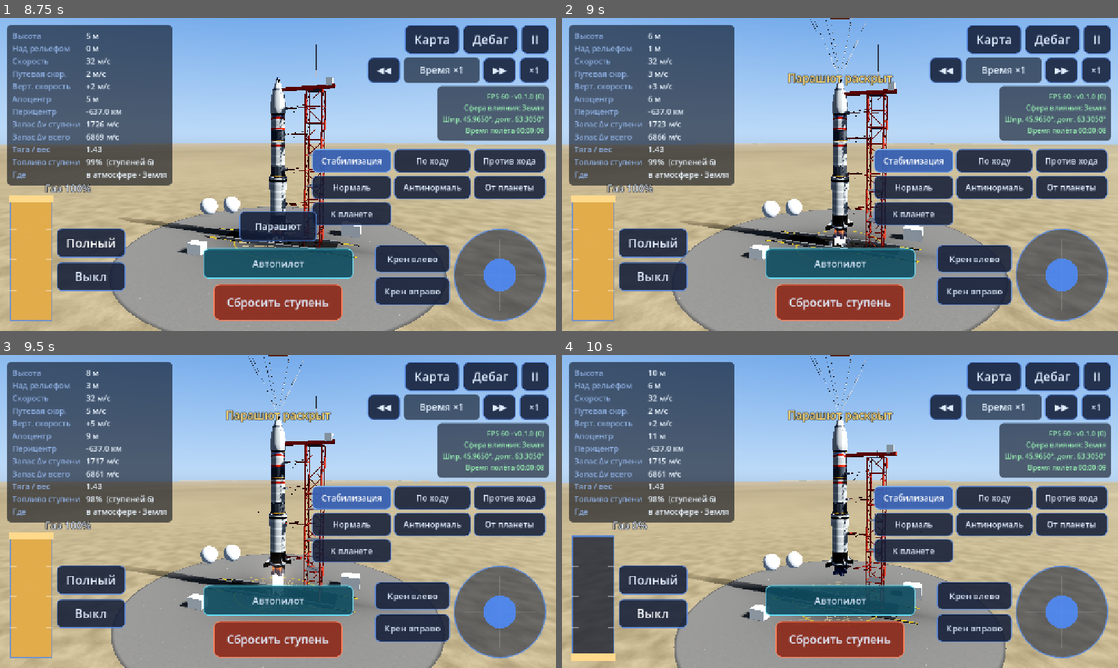
Above: before the commit, frames 1-4 (two rows, left to right).
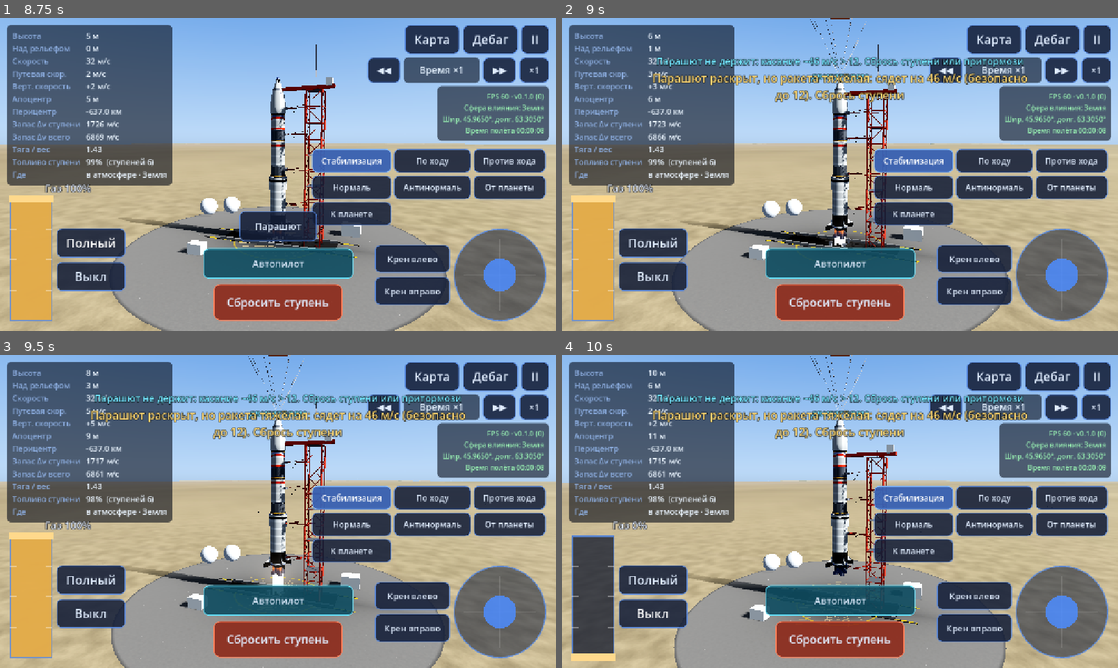
Above: after the commit, the same moments.

Repository: BuninSil/Starward
Game: Godot game, scene res://scenes/boot.tscn
Same seed, same stepped clock (60 frames per second), same inputs: the game is played once before the commit and once after it.
Inputs:
- Up to frame 1 (8.75 s): click "ЛУННАЯ РАКЕТА" at 0.5 s; click "Карта" at 1.25 s; click "Полёт" at 2 s; click "Дебаг" at 2.75 s; click "Сброс на старт" at 3.5 s; click "II" at 4.25 s; click "Заново на старт" at 5 s; click "◀◀" at 5.75 s; click "▶▶" at 6.5 s; click "×1" at 7.25 s; click "Полный" at 8 s
- Up to frame 2 (9 s): click "Парашют" at 8.75 s
- Up to frame 3 (9.5 s): no input
- Up to frame 4 (10 s): click "Выкл" at 9.5 s

Frame 1 is identical in both runs. In frame 2, 3.1% of the frame differs, in the area x 16-84%, y 12-28%; in frame 3, 3.1%; in frame 4, 3.1%.

Commit message:
Parachute: warn when the craft is too heavy for it (predicted touchdown speed on deploy and while descending)
Co-Authored-By: Claude Opus 5.5 <noreply@anthropic.com>
Claude-Session: https://claude.ai/code/session_0113FrLWJiVSs1Ympzkh3Jgi

Diff:
--- a/scripts/flight/flight_hud.gd
+++ b/scripts/flight/flight_hud.gd
@@ -581,8 +581,16 @@
 
 
 func _on_chute() -> void:
-	var err: String = flight.vessel.deploy_chute()
-	toast("Парашют раскрыт" if err == "" else err)
+	var v: Vessel = flight.vessel
+	var err: String = v.deploy_chute()
+	if err != "":
+		toast(err)
+		return
+	var vt := v.chute_touchdown_speed(flight.sim_time)
+	if vt > Vessel.CRASH_SPEED:
+		toast("Парашют раскрыт, но ракета тяжёлая: сядет на %d м/с (безопасно до %d). Сбрось ступени" % [int(vt), int(Vessel.CRASH_SPEED)])
+	else:
+		toast("Парашют раскрыт, касание ~%d м/с" % int(vt))
 
 
 func on_autopilot_finished() -> void:
@@ -614,6 +622,10 @@
 	_throttle_label.text = "Газ %d%%" % int(round(v.throttle * 100.0))
 	var ap: Autopilot = flight.autopilot
 	_ap_label.text = "Автопилот · " + ap.status() if ap.active() else ""
+	if not ap.active() and v.chute_deployed and not v.landed and not v.destroyed_flag:
+		var vt := v.chute_touchdown_speed(flight.sim_time)
+		if vt > Vessel.CRASH_SPEED:
+			_ap_label.text = "Парашют не держит: касание ~%d м/с > %d. Сбрось ступени или притормози двигателем" % [int(vt), int(Vessel.CRASH_SPEED)]
 	_ap_btn.text = "Стоп автопилот" if ap.active() else "Автопилот"
 	_eva_btn.visible = flight.can_eva() == "" and not flight.map_mode
 	_chute_btn.visible = v.has_chute() and not v.chute_deployed and not v.landed \
--- a/scripts/sim/vessel.gd
+++ b/scripts/sim/vessel.gd
@@ -152,6 +152,16 @@
 
 func has_chute() -> bool:
 	return not stages.is_empty() and stages[0].get("parachute", false)
+
+
+## Steady descent speed under the open chute at the ground below (terminal velocity).
+func chute_touchdown_speed(t: float) -> float:
+	var rho := body.density_at(maxf(ground_height(t), 0.0))
+	if rho <= 0.0:
+		return INF
+	var area := PI * pow(_max_diameter() * 0.5, 2)
+	var g := body.mu / pow(body.radius + ground_height(t), 2)
+	return sqrt(2.0 * mass() * g / (rho * (0.5 * area + CHUTE_CDA)))
 
 
 ## Opens the parachute. Returns "" on success or the reason it did not open.
